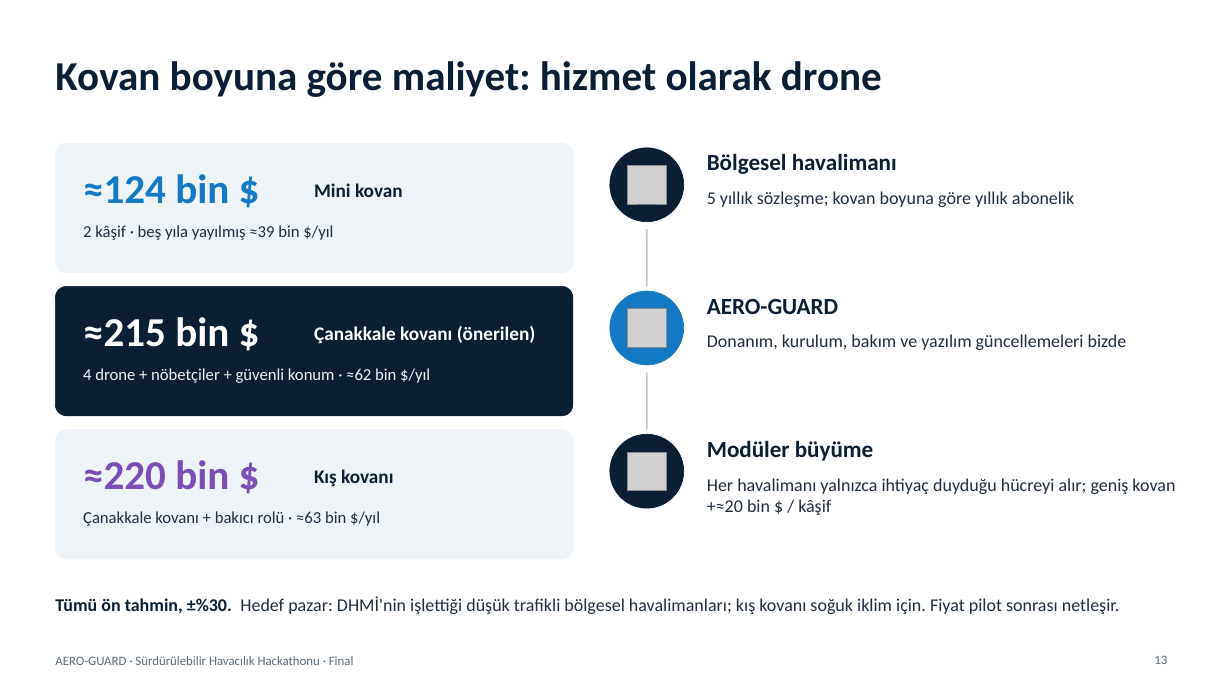
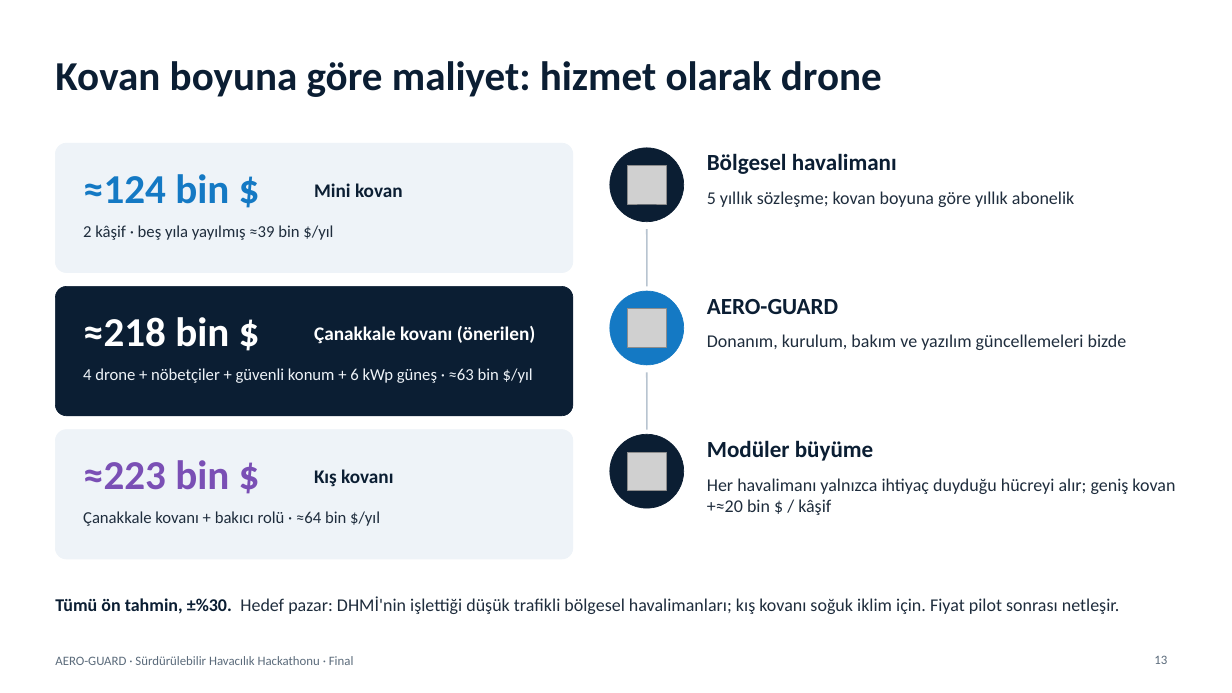
Before and after one commit to hsankc/AeroGuard, a slide deck: slide 13 of belgeler/AERO-GUARD_V3_Sunum.pptx. Drawn at 1232x693 pixels with LibreOffice and Linux fonts; fonts in the diff are those of the drawing; grey boxes stand for pictures; background and template pictures are left out. Boxes give left, top, right and bottom in pixels: in the first picture for what was removed or moved away, otherwise in the second. Text is boxed around its words. In the diff, an @@ line names an element or a change of style, - is before the commit and + after.

```diff
--- a/belgeler/AERO-GUARD_V3_Sunum.pptx
+++ b/belgeler/AERO-GUARD_V3_Sunum.pptx
@@ text at (83, 317, 229, 347): text changed @@
-≈215 bin $
+≈218 bin $
@@ text at (83, 368, 533, 383): text changed @@
-4 drone + nöbetçiler + güvenli konum · ≈62 bin $/yıl
+4 drone + nöbetçiler + güvenli konum + 6 kWp güneş · ≈63 bin $/yıl
@@ text at (83, 460, 229, 490): text changed @@
-≈220 bin $
+≈223 bin $
@@ text at (83, 511, 380, 526): text changed @@
-Çanakkale kovanı + bakıcı rolü · ≈63 bin $/yıl
+Çanakkale kovanı + bakıcı rolü · ≈64 bin $/yıl
```
Also in this commit, not shown: 1 other slide changed, 2 other files.
